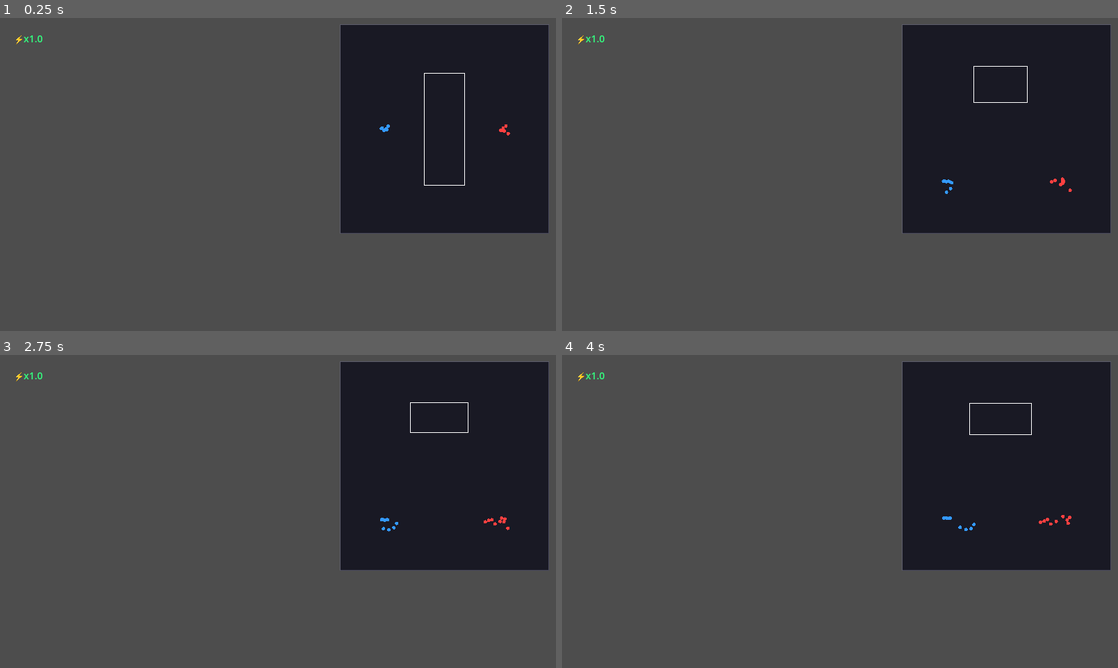
Above: before the commit, frames 1-4 (two rows, left to right).
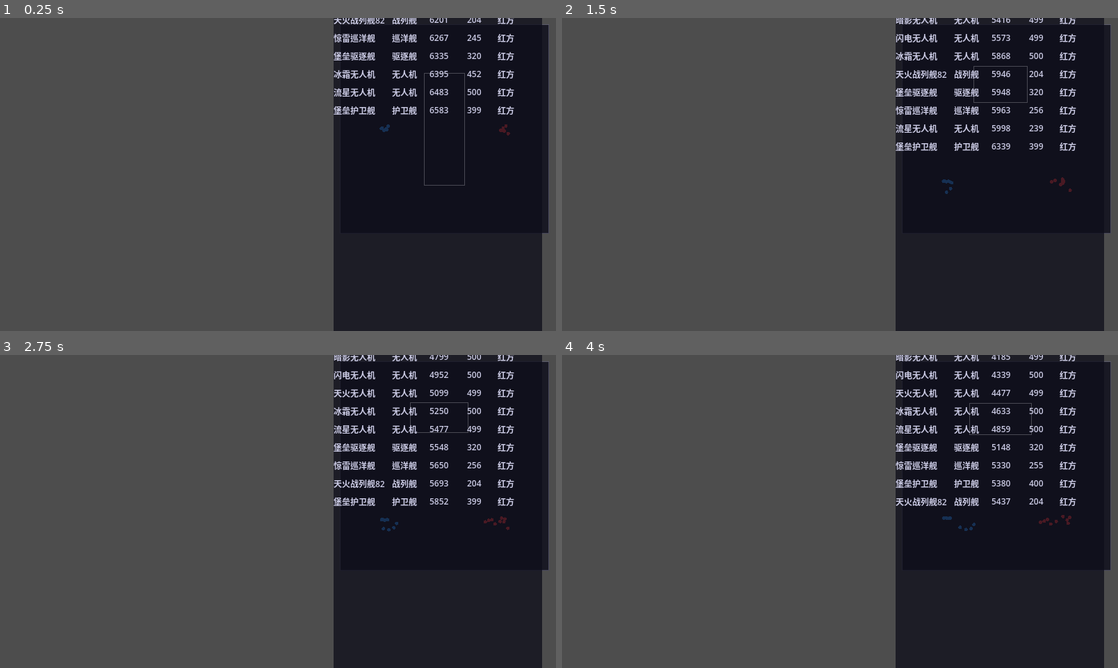
Above: after the commit, the same moments.

Repository: ZhanXuzhao/SpaceRTS
Game: Godot game, scene res://scenes/main.tscn
Two runs of this game, one before a commit and one after it. Both use one fixed random seed, a clock stepped at 60 frames per second and the inputs below.
Inputs (mouse positions are in pixels of both pictures, inside the frame that each line leads up to):
- Up to frame 1 (0.25 s): no input
- Up to frame 2 (1.5 s): click (1001, 21) at 0.52 s; click (1001, 39) at 1.27 s
- Up to frame 3 (2.75 s): click (439, 395) at 2.02 s
- Up to frame 4 (4 s): click (1001, 411) at 2.77 s; click (1001, 430) at 3.52 s

The runs differ from the first frame. In frame 1, 15% of the frame differs, in the area x 2-98%, y 0-100%; in frame 2, 16%; in frame 3, 16%; in frame 4, 16%.

Commit message:
feat: 太空总览面板 & 飞船名字系统
- 飞船新增 unit_name 字段，_ready 时自动生成中文名
- 屏幕右侧新增太空总览面板，显示敌方舰队信息
- 表格列：名字/类型/距离/速度/阵营，按距离升序
- 距离参考点：选中最大船→友军最大船→无
- 表头可点击排序，再次点击反向排序
- 行可点击，左键镜头跟随/右键攻击/技能施法
- 统一单位信息面板字体大小颜色
- 速度显示改为 实际速度/最大速度
- 修复 unit.velocity 未赋值导致总览速度恒为0的bug

Diff:
--- a/scenes/main.tscn
+++ b/scenes/main.tscn
@@ -56,13 +56,15 @@
 
 [node name="ShipClassLabel" type="Label" parent="HudLayer/Hud/InfoPanel" unique_id=1683987942]
 layout_mode = 2
-theme_override_font_sizes/font_size = 24
+theme_override_colors/font_color = Color(0.8, 0.9, 1, 1)
+theme_override_font_sizes/font_size = 20
 text = "蓝队 战列舰"
 
 [node name="SpeedLabel" type="Label" parent="HudLayer/Hud/InfoPanel" unique_id=506618184]
 layout_mode = 2
-theme_override_font_sizes/font_size = 24
-text = "速度: 350"
+theme_override_colors/font_color = Color(0.8, 0.9, 1, 1)
+theme_override_font_sizes/font_size = 20
+text = "速度: 0/0"
 
 [node name="ShieldBarBg" type="ColorRect" parent="HudLayer/Hud/InfoPanel" unique_id=1020457867]
 layout_mode = 2
@@ -74,7 +76,7 @@
 
 [node name="ShieldLabel" type="Label" parent="HudLayer/Hud/InfoPanel" unique_id=1579529236]
 layout_mode = 2
-theme_override_colors/font_color = Color(0.6, 0.8, 1, 1)
+theme_override_colors/font_color = Color(0.8, 0.9, 1, 1)
 theme_override_font_sizes/font_size = 20
 text = "护盾 700/1000"
 
@@ -88,25 +90,26 @@
 
 [node name="HullLabel" type="Label" parent="HudLayer/Hud/InfoPanel" unique_id=1439488026]
 layout_mode = 2
-theme_override_colors/font_color = Color(0.6, 1, 0.6, 1)
+theme_override_colors/font_color = Color(0.8, 0.9, 1, 1)
 theme_override_font_sizes/font_size = 20
 text = "结构 850/1000"
 
 [node name="WeaponLabel" type="Label" parent="HudLayer/Hud/InfoPanel" unique_id=131369741]
 layout_mode = 2
-theme_override_font_sizes/font_size = 24
+theme_override_colors/font_color = Color(0.8, 0.9, 1, 1)
+theme_override_font_sizes/font_size = 20
 text = "武器: 火炮x2, 激光x1"
 
 [node name="AttackModeLabel" type="Label" parent="HudLayer/Hud/InfoPanel" unique_id=723589310]
 layout_mode = 2
-theme_override_colors/font_color = Color(0.8, 0.8, 0.6, 1)
-theme_override_font_sizes/font_size = 22
+theme_override_colors/font_color = Color(0.8, 0.9, 1, 1)
+theme_override_font_sizes/font_size = 20
 text = "攻击模式: 自由开火 [G]"
 
 [node name="DroneLabel" type="Label" parent="HudLayer/Hud/InfoPanel" unique_id=1196558605]
 layout_mode = 2
-theme_override_colors/font_color = Color(0.6, 0.8, 1, 1)
-theme_override_font_sizes/font_size = 22
+theme_override_colors/font_color = Color(0.8, 0.9, 1, 1)
+theme_override_font_sizes/font_size = 20
 text = "无人机 仓容/舱内/舱外: 14/10/4"
 
 [node name="SkillPanel" type="GridContainer" parent="HudLayer/Hud" unique_id=947207301]
@@ -325,4 +328,11 @@
 theme_override_colors/font_color = Color(1, 0.8, 0.2, 1)
 theme_override_font_sizes/font_size = 16
 
+[node name="SpaceOverview" type="PanelContainer" parent="HudLayer/Hud" unique_id=148634212]
+custom_minimum_size = Vector2(300, 600)
+layout_mode = 2
+size_flags_horizontal = 8
+size_flags_vertical = 4
+
 [node name="OverlayLayer" parent="." unique_id=423672716 instance=ExtResource("5")]
+visible = false
--- a/scripts/hud.gd
+++ b/scripts/hud.gd
@@ -22,6 +22,14 @@
 var _message_label: Label = null
 var _buff_label: Label = null
 
+# ---- 太空总览面板 ----
+var _overview_panel: PanelContainer
+var _overview_rows: VBoxContainer
+var _overview_title: Label
+var _overview_headers: Array[Button] = []
+var _sort_column: int = 2  # 默认按距离排序
+var _sort_ascending: bool = true
+
 const SKILL_NAMES := ["加速", "速射", "减伤", "跃迁", "减速", "净化"]
 const SKILL_COLORS := [
 	Color(0.2, 0.6, 1.0),
@@ -57,7 +65,8 @@
 	# 创建 Buff/Debuff 显示标签
 	_buff_label = Label.new()
 	_buff_label.name = "BuffLabel"
-	_buff_label.add_theme_font_size_override("font_size", 18)
+	_buff_label.add_theme_font_size_override("font_size", 20)
+	_buff_label.add_theme_color_override("font_color", Color(0.8, 0.9, 1.0))
 	_info_panel.add_child(_buff_label)
 	_info_panel.move_child(_buff_label, _info_panel.get_child_count() - 1)
 	for i in 6:
@@ -73,11 +82,18 @@
 		auto_label.visible = false
 		btn.add_child(auto_label)
 
+	# ---- 引用场景中的太空总览容器并构建内容 ----
+	_overview_panel = $SpaceOverview
+	_build_space_overview()
+
 
 func _process(_delta: float) -> void:
 	# 速度指示器（始终显示）
 	_speed_indicator.visible = true
 	_speed_indicator.text = "⚡x" + str(Engine.time_scale)
+
+	# 更新太空总览（始终显示）
+	_update_space_overview()
 
 	if main == null:
 		_hide_all(); return
@@ -96,7 +112,9 @@
 	_make_visible()
 
 	_ship_class_label.text = team_str + " " + cls
-	_speed_label.text = "速度: " + str(int(unit.speed * unit._speed_mult))
+	var max_speed = int(unit.speed * unit._speed_mult)
+	var real_speed = int(unit.velocity.length())
+	_speed_label.text = "速度: " + str(real_speed) + "/" + str(max_speed)
 
 	_shield_bar_fill.size.x = BAR_W * (unit.shield / unit.max_shield) if unit.max_shield > 0 else 0
 	_shield_label.text = "护盾 " + str(int(unit.shield)) + "/" + str(int(unit.max_shield))
@@ -256,6 +274,7 @@
 	_speed_indicator.visible = false
 	for btn in _skill_buttons:
 		btn.visible = false
+	# 太空总览始终显示，不隐藏
 
 
 func _make_visible() -> void:
@@ -270,6 +289,7 @@
 	_weapon_label.visible = true
 	_attack_mode_label.visible = true
 	_buff_label.visible = true
+	# 太空总览始终显示
 
 
 ## 临时提示消息（2 秒后自动消失）
@@ -298,11 +318,288 @@
 		_message_label = null
 
 
+# ==================== 太空总览 ====================
+
+## 构建太空总览面板（在场景的 SpaceOverview 容器内）
+func _build_space_overview() -> void:
+	if _overview_panel == null:
+		return
+
+	# 背景样式
+	var bg_style = StyleBoxFlat.new()
+	bg_style.bg_color = Color(0.05, 0.05, 0.1, 0.75)
+	bg_style.corner_radius_top_left = 6
+	bg_style.corner_radius_top_right = 6
+	bg_style.corner_radius_bottom_left = 6
+	bg_style.corner_radius_bottom_right = 6
+	_overview_panel.add_theme_stylebox_override("panel", bg_style)
+
+	# 内部垂直布局
+	var vbox = VBoxContainer.new()
+	vbox.name = "VBox"
+	vbox.anchor_left = 0.0
+	vbox.anchor_right = 1.0
+	vbox.anchor_top = 0.0
+	vbox.anchor_bottom = 1.0
+	vbox.offset_left = 8.0
+	vbox.offset_right = -8.0
+	vbox.offset_top = 8.0
+	vbox.offset_bottom = -8.0
+	_overview_panel.add_child(vbox)
+
+	# 标题
+	_overview_title = Label.new()
+	_overview_title.text = "🚀 太空总览"
+	_overview_title.add_theme_font_size_override("font_size", 18)
+	_overview_title.add_theme_color_override("font_color", Color(0.3, 0.8, 1.0))
+	_overview_title.add_theme_constant_override("margin_bottom", 4)
+	vbox.add_child(_overview_title)
+
+	# 表头（可点击排序）
+	var header = HBoxContainer.new()
+	header.name = "Header"
+	header.add_theme_constant_override("separation", 4)
+
+	var h_names := ["名字", "类型", "距离", "速度", "阵营"]
+	var h_widths := [80.0, 50.0, 50.0, 40.0, 40.0]
+	_overview_headers.clear()
+	for i in h_names.size():
+		var btn = Button.new()
+		btn.flat = true
+		btn.text = h_names[i]
+		btn.custom_minimum_size.x = h_widths[i]
+		btn.custom_minimum_size.y = 22
+		btn.size_flags_horizontal = SIZE_SHRINK_CENTER
+		btn.add_theme_font_size_override("font_size", 12)
+		btn.add_theme_color_override("font_color", Color(0.6, 0.9, 1.0))
+		# 悬停高亮
+		var hover_bg = StyleBoxFlat.new()
+		hover_bg.bg_color = Color(0.2, 0.35, 0.5, 0.3)
+		btn.add_theme_stylebox_override("hover", hover_bg)
+		var pressed_bg = StyleBoxFlat.new()
+		pressed_bg.bg_color = Color(0.25, 0.4, 0.55, 0.4)
+		btn.add_theme_stylebox_override("pressed", pressed_bg)
+		btn.pressed.connect(_on_sort_header_pressed.bind(i))
+		header.add_child(btn)
+		_overview_headers.append(btn)
+	vbox.add_child(header)
+
+	_update_header_indicators()
+
+	# 分隔线
+	var sep = HSeparator.new()
+	sep.add_theme_color_override("color", Color(0.3, 0.5, 0.7, 0.5))
+	vbox.add_child(sep)
+
+	# 行容器（可滚动）
+	var scroll = ScrollContainer.new()
+	scroll.name = "Scroll"
+	scroll.anchor_left = 0.0
+	scroll.anchor_right = 1.0
+	scroll.anchor_top = 0.0
+	scroll.anchor_bottom = 1.0
+	scroll.size_flags_vertical = SIZE_EXPAND_FILL
+	vbox.add_child(scroll)
+
+	_overview_rows = VBoxContainer.new()
+	_overview_rows.name = "Rows"
+	_overview_rows.size_flags_horizontal = SIZE_EXPAND_FILL
+	scroll.add_child(_overview_rows)
+
+
+## 更新太空总览表
+func _update_space_overview() -> void:
+	if main == null or _overview_panel == null:
+		return
+
+	# 清除旧行
+	for child in _overview_rows.get_children():
+		child.queue_free()
+
+	# 收集敌方单位（蓝方视角：红方为敌人）
+	var enemies: Array[Unit] = []
+	for unit in main._units:
+		if not is_instance_valid(unit) or unit.hull <= 0:
+			continue
+		if unit.team == Unit.Team.BLUE:
+			continue  # 只显示敌方
+		enemies.append(unit)
+
+	if enemies.is_empty():
+		var empty_lbl = Label.new()
+		empty_lbl.text = "无敌方目标"
+		empty_lbl.add_theme_color_override("font_color", Color(0.5, 0.5, 0.5))
+		empty_lbl.add_theme_font_size_override("font_size", 13)
+		empty_lbl.size_flags_horizontal = SIZE_SHRINK_CENTER
+		_overview_rows.add_child(empty_lbl)
+		return
+
+	# 确定距离参考点：选中单位中最大的船 → 友军中最大的船 → 无
+	var ref_unit: Unit = null
+	var ref_tier := -1
+	# 1. 从选中单位中找最大船
+	for u in main._selected_units:
+		if not is_instance_valid(u) or u.hull <= 0 or u.team != Unit.Team.BLUE:
+			continue
+		var t = Unit._ship_class_tier(u.class_type)
+		if t > ref_tier:
+			ref_tier = t
+			ref_unit = u
+	# 2. 如果无选中，从所有友军找
+	if ref_unit == null:
+		for u in main._units:
+			if not is_instance_valid(u) or u.hull <= 0 or u.team != Unit.Team.BLUE:
+				continue
+			var t = Unit._ship_class_tier(u.class_type)
+			if t > ref_tier:
+				ref_tier = t
+				ref_unit = u
+
+	# 按当前排序列和方向排序
+	_sort_enemies(enemies, ref_unit)
+
+	# 最多显示 15 行
+	var max_rows = min(enemies.size(), 15)
+	for idx in max_rows:
+		var unit = enemies[idx]
+		var dist_str: String
+		if ref_unit != null:
+			var dist = int(unit.global_position.distance_to(ref_unit.global_position))
+			dist_str = str(dist)
+		else:
+			dist_str = "-"
+		var spd = int(unit.velocity.length())
+		var faction = "红方" if unit.team == Unit.Team.RED else "蓝方"
+		var type_name = unit.class_name_cn if unit.class_name_cn != "" else Unit.get_class_name_cn(unit.class_type)
+
+		# 可点击行（Button 方便捕获点击，flat 无按钮样式）
+		var row = Button.new()
+		row.flat = true
+		row.custom_minimum_size.y = 22
+		row.size_flags_horizontal = SIZE_EXPAND_FILL
+		# 存储单位引用
+		row.set_meta("unit_ref", unit)
+
+		# 行内水平布局
+		var hbox = HBoxContainer.new()
+		hbox.name = "HBox"
+		hbox.size_flags_horizontal = SIZE_EXPAND_FILL
+		hbox.mouse_filter = Control.MOUSE_FILTER_PASS
+		row.add_child(hbox)
+
+		var vals := [unit.unit_name, type_name, dist_str, str(spd), faction]
+		var widths := [80.0, 50.0, 50.0, 40.0, 40.0]
+		for i in vals.size():
+			var lbl = Label.new()
+			lbl.text = vals[i]
+			lbl.custom_minimum_size.x = widths[i]
+			lbl.size_flags_horizontal = SIZE_SHRINK_CENTER
+			lbl.add_theme_font_size_override("font_size", 12)
+			lbl.add_theme_color_override("font_color", Color(0.8, 0.8, 0.9))
+			hbox.add_child(lbl)
+
+		# 设置行背景色和悬停高亮
+		var bg_color = Color(0.15, 0.2, 0.3, 0.3) if idx % 2 == 0 else Color(0.1, 0.15, 0.25, 0.2)
+		var bg_normal = StyleBoxFlat.new()
+		bg_normal.bg_color = bg_color
+		row.add_theme_stylebox_override("normal", bg_normal)
+
+		var bg_hover = StyleBoxFlat.new()
+		bg_hover.bg_color = Color(0.25, 0.35, 0.5, 0.4)
+		row.add_theme_stylebox_override("hover", bg_hover)
+
+		var bg_pressed = StyleBoxFlat.new()
+		bg_pressed.bg_color = Color(0.3, 0.45, 0.6, 0.5)
+		row.add_theme_stylebox_override("pressed", bg_pressed)
+
+		# 左键点击
+		row.pressed.connect(_on_overview_row_pressed.bind(unit))
+		# 右键点击（通过 gui_input）
+		row.gui_input.connect(_on_overview_row_gui_input.bind(unit))
+
+		_overview_rows.add_child(row)
+
+
 ## 施法成功时隐藏提示
 func hide_message() -> void:
 	if _message_label != null and is_instance_valid(_message_label):
 		_message_label.queue_free()
 		_message_label = null
+
+
+# ==================== 太空总览点击处理 ====================
+
+## 左键点击总览行
+func _on_overview_row_pressed(unit: Unit) -> void:
+	if main == null or not is_instance_valid(unit) or unit.hull <= 0:
+		return
+	main.on_overview_unit_clicked(unit, false)
+
+
+## 右键点击总览行
+func _on_overview_row_gui_input(event: InputEvent, unit: Unit) -> void:
+	if main == null or not is_instance_valid(unit) or unit.hull <= 0:
+		return
+	if event is InputEventMouseButton and event.pressed and event.button_index == MOUSE_BUTTON_RIGHT:
+		main.on_overview_unit_clicked(unit, true)
+		get_viewport().set_input_as_handled()
+
+
+# ==================== 排序 ====================
+
+## 点击排序列头
+func _on_sort_header_pressed(col_index: int) -> void:
+	if col_index == _sort_column:
+		_sort_ascending = not _sort_ascending
+	else:
+		_sort_column = col_index
+		_sort_ascending = true
+	_update_header_indicators()
+
+
+## 更新表头排序指示箭头
+func _update_header_indicators() -> void:
+	var h_names := ["名字", "类型", "距离", "速度", "阵营"]
+	for i in _overview_headers.size():
+		var text = h_names[i]
+		if i == _sort_column:
+			text += " ▲" if _sort_ascending else " ▼"
+		_overview_headers[i].text = text
+
+
+## 按当前排序设置对敌方列表排序
+func _sort_enemies(enemies: Array, ref_unit: Unit) -> void:
+	enemies.sort_custom(func(a, b):
+		var va
+		var vb
+		match _sort_column:
+			0:  # 名字
+				va = a.unit_name
+				vb = b.unit_name
+			1:  # 类型（按 tier）
+				va = Unit._ship_class_tier(a.class_type)
+				vb = Unit._ship_class_tier(b.class_type)
+			2:  # 距离
+				if ref_unit != null:
+					va = a.global_position.distance_squared_to(ref_unit.global_position)
+					vb = b.global_position.distance_squared_to(ref_unit.global_position)
+				else:
+					va = 0
+					vb = 0
+			3:  # 速度
+				va = a.velocity.length()
+				vb = b.velocity.length()
+			4:  # 阵营
+				va = a.team
+				vb = b.team
+			_:
+				va = 0
+				vb = 0
+		if _sort_ascending:
+			return va < vb
+		else:
+			return va > vb
+	)
 
 
 func _get_weapon_summary(unit: Unit) -> String:
--- a/scripts/main.gd
+++ b/scripts/main.gd
@@ -508,6 +508,73 @@
 		return
 
 
+## 太空总览行点击处理
+func on_overview_unit_clicked(unit: Unit, is_right_click: bool) -> void:
+	if not is_instance_valid(unit) or unit.hull <= 0:
+		return
+
+	# 技能施法模式
+	if _skill_targeting_mode >= 0:
+		_handle_overview_skill_targeting(unit)
+		return
+
+	if is_right_click:
+		# 右键 → 攻击该单位
+		for u in _selected_units:
+			if is_instance_valid(u) and u.hull > 0 and u.team == Unit.Team.BLUE:
+				u.attack_target(unit)
+		return
+
+	# 左键 → 镜头跟随
+	_follow_unit = unit
+	_camera.position = unit.global_position
+
+
+## 太空总览技能施法
+func _handle_overview_skill_targeting(target: Unit) -> void:
+	var skill_idx = _skill_targeting_mode
+
+	if skill_idx == 3:
+		# 跃迁：瞬移到目标位置
+		var any_cast := false
+		for u in _skill_targeting_units:
+			if is_instance_valid(u) and u.hull > 0:
+				if u._skill_cooldowns[3] <= 0:
+					u.jump_to_position(target.global_position)
+					any_cast = true
+		if any_cast:
+			var hud = $HudLayer/Hud
+			if hud.has_method("hide_message"):
+				hud.hide_message()
+			_exit_skill_targeting_mode()
+		else:
+			var hud = $HudLayer/Hud
+			if hud.has_method("show_message"):
+				hud.show_message("冷却中")
+		return
+
+	if skill_idx == 4:
+		# 减速
+		var in_range := false
+		for u in _skill_targeting_units:
+			if is_instance_valid(u) and u.hull > 0:
+				var d = u.global_position.distance_to(target.global_position)
+				if d <= Unit.SKILL_SLOW_RANGE and u._skill_cooldowns[4] <= 0:
+					in_range = true
+					u.apply_slow_to_target(target)
+
+		if in_range:
+			var hud = $HudLayer/Hud
+			if hud.has_method("hide_message"):
+				hud.hide_message()
+			_exit_skill_targeting_mode()
+		else:
+			var hud = $HudLayer/Hud
+			if hud.has_method("show_message"):
+				hud.show_message("超出范围")
+		return
+
+
 func _handle_orbit_click(screen_pos: Vector2, custom_radius: float = -1.0) -> void:
 	var world_pos = _screen_to_world(screen_pos)
 	var target = _find_unit_at_world(world_pos)
@@ -773,6 +840,8 @@
 		push_error("请将 unit.tscn 拖入 Main 节点的 Unit Scene 属性！")
 		return
 
+	Unit.reset_name_pool()
+
 	# 每方舰队编成：各型号各一艘
 	var fleet: Array[Array] = [
 		[Unit.ShipClass.BATTLESHIP, 1],
--- a/scripts/unit.gd
+++ b/scripts/unit.gd
@@ -66,6 +66,13 @@
 var _shield_regen_delay: float = 0.0
 
 @export var slot_count: int = CFG.UNIT_SLOT_COUNT
+
+## 是否被选中
+## 飞船名字（初始化时自动生成）
+var unit_name: String
+
+## 飞船类名（中文）
+var class_name_cn: String
 
 ## 是否被选中
 var is_selected: bool = false : set = _set_is_selected
@@ -178,6 +185,10 @@
 	shield = max_shield
 	hull = max_hull
 	_sprite.self_modulate = unit_color
+
+	# ---- 自动生成名字 ----
+	class_name_cn = _get_class_name_cn()
+	unit_name = _generate_ship_name()
 
 	# ---- 尺寸缩放 ----
 	_sprite.scale = Vector2(_size_mult, _size_mult)
@@ -296,6 +307,44 @@
 		ShipClass.CRUISER: return 3
 		ShipClass.BATTLESHIP: return 4
 	return 0
+
+static func get_class_name_cn(sc: ShipClass) -> String:
+	match sc:
+		ShipClass.DRONE: return "无人机"
+		ShipClass.FRIGATE: return "护卫舰"
+		ShipClass.DESTROYER: return "驱逐舰"
+		ShipClass.CRUISER: return "巡洋舰"
+		ShipClass.BATTLESHIP: return "战列舰"
+	return "未知"
+
+func _get_class_name_cn() -> String:
+	return get_class_name_cn(class_type)
+
+## 飞船名字前缀池
+const SHIP_PREFIXES_CN: Array[String] = [
+	"前锋", "勇士", "闪电", "风暴", "暗影", "烈焰", "冰霜",
+	"雷霆", "利刃", "堡垒", "长空", "流星", "银河", "曙光",
+	"破晓", "星辉", "疾风", "惊雷", "天火", "苍穹",
+]
+## 已用名字记录（避免重名）
+static var _used_names: Array[String] = []
+
+## 重置名字池（游戏重新开始时调用）
+static func reset_name_pool() -> void:
+	_used_names.clear()
+
+func _generate_ship_name() -> String:
+	var prefix = SHIP_PREFIXES_CN[randi() % SHIP_PREFIXES_CN.size()]
+	var suffix = class_name_cn
+	var name_candidate = prefix + suffix
+	# 避免重名，加数字后缀
+	var attempt := 0
+	while name_candidate in _used_names and attempt < 50:
+		var num = randi() % 100
+		name_candidate = prefix + suffix + str(num)
+		attempt += 1
+	_used_names.append(name_candidate)
+	return name_candidate
 
 
 func _get_max_range() -> float:
--- a/scripts/unit_movement.gd
+++ b/scripts/unit_movement.gd
@@ -4,6 +4,7 @@
 
 static func update_movement(unit, delta: float) -> void:
 	if not unit._is_moving:
+		unit.velocity = Vector2.ZERO
 		return
 	_move_toward_target(unit, delta)
 
@@ -19,6 +20,7 @@
 	var distance = unit.global_position.distance_to(unit._target_position)
 	if distance < 4.0:
 		unit._is_moving = false
+		unit.velocity = Vector2.ZERO
 		return
 
 	var direction = (unit._target_position - unit.global_position).normalized()
@@ -42,6 +44,7 @@
 	if velocity.length() > 0.0:
 		unit._body.rotation = velocity.angle()
 
+	unit.velocity = velocity
 	unit.global_position += velocity * delta
 
 static func update_drones(unit, delta: float) -> void:
